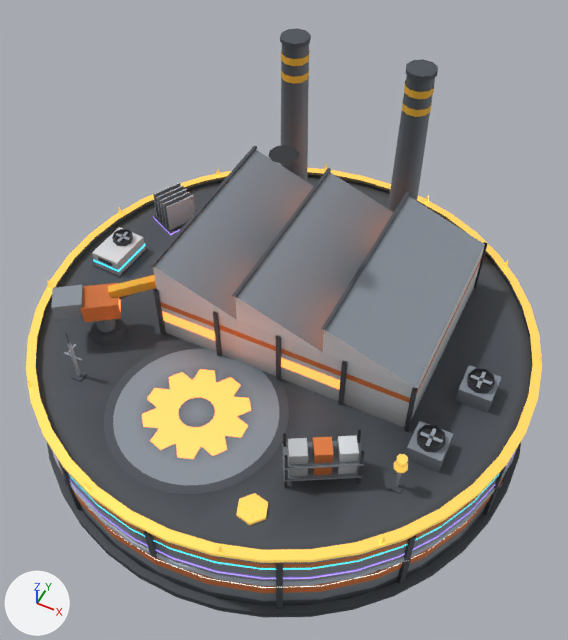
A saved change to the glTF model assets/models/workshop_m_far.glb.
The view is the same before and after, from a 50 mm camera at (6.77, -13.54, 19.86) aimed at (0.3, -0.59, 3.67). The axes (+X, +Y, +Z) are drawn at lower left. The lights are the same throughout. The picture after the commit comes second. Vertices at exactly the same position are counted once.

Objects in the first picture: 'Base', 'L2', 'L3', 'L4', 'L5', 'Roof'.
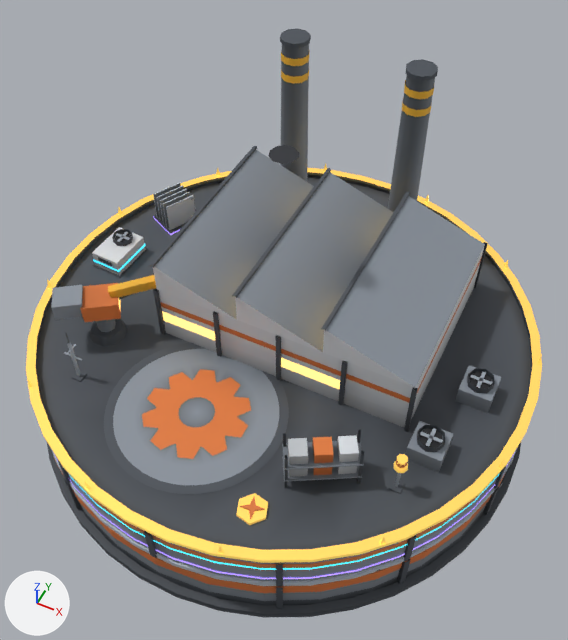
What changed in the scene script:
```text
Add mat_floor:
    mat_floor = bpy.data.materials.new('Floor')
    mat_floor.use_nodes = True; mat_floor.node_tree.nodes.clear()
    _N = mat_floor.node_tree.nodes; _L = mat_floor.node_tree.links
    n0 = _N.new('ShaderNodeBsdfPrincipled'); n0.name = 'Principled BSDF'
    n0.inputs[2].default_value = 0.65  # 'Roughness'
    n1 = _N.new('ShaderNodeOutputMaterial'); n1.name = 'Material Output'
    n2 = _N.new('ShaderNodeVertexColor'); n2.name = 'Color Attribute'
    _L.new(n0.outputs[0], n1.inputs[0])  # 'BSDF' to 'Surface'
    _L.new(n2.outputs[0], n0.inputs[0])  # 'Color' to 'Base Color'
Change me_base:
    where me_base.from_pydata(...)  # 3596 vertices, 3698 faces; spans x -7.38..7.38, y -7.38..7.38, z -0.2..1.4
    used by ob_base; location = (0.0, 0.0, 0.0)
    me_base part 1: 72 kept faces spanning x -7.22..7.22, y -7.22..7.22, z 0.79..1.26 get new vertex colours; the middle colour goes from white #fdfdfd to orange #de7939
    me_base part 2: 72 faces spanning x -7.22..7.22, y -7.22..7.22, z 0.79..1.26 switch from mat_lightstrip_001 to mat_palette_001
    add me_base.materials.append(mat_floor)
Change me_roof:
    where me_roof.from_pydata(...)  # 2420 vertices, 3186 faces; spans x -7.2..7.2, y -7.25..7.25, z 1.38..8.72
    used by ob_roof; location = (0.0, 0.0, 0.0)
    me_roof part 3
    28 faces are deleted
    20 new faces join them, mat_palette_001
    8 new faces join them, mat_window_001
    me_roof part 4: 696 kept faces spanning x -2.15..0.72, y -5.16..-2.31, z 2.64 get new vertex colours; the middle colour goes from white #ffffff to orange #e07a3a
    me_roof part 5: 696 faces spanning x -2.15..0.72, y -5.16..-2.31, z 2.64 switch from mat_neon_001 to mat_palette_001
    me_roof part 6: 20 faces spanning x -4.21..4.45, y -2.4..4.02, z 3.15..5.3 switch from mat_neon_001 to mat_window_001
```

Boxes (x1, y1, x2, y2) around the edits, measured in the pictures (568 x 640 px; the box of a moved part takes in the faces that stretch with it):
part 1 of me_base, recoloured: (113, 522, 467, 588) in both
part 2 of me_base, recoloured: (113, 522, 467, 588) in both
part 3 of me_roof, moved or reshaped: (153, 150, 415, 387) in both
part 4 of me_roof, recoloured (darker): (142, 369, 251, 459) in both
part 5 of me_roof, recoloured (darker): (142, 369, 251, 459) in both
part 6 of me_roof, recoloured: (119, 300, 340, 389) in both
